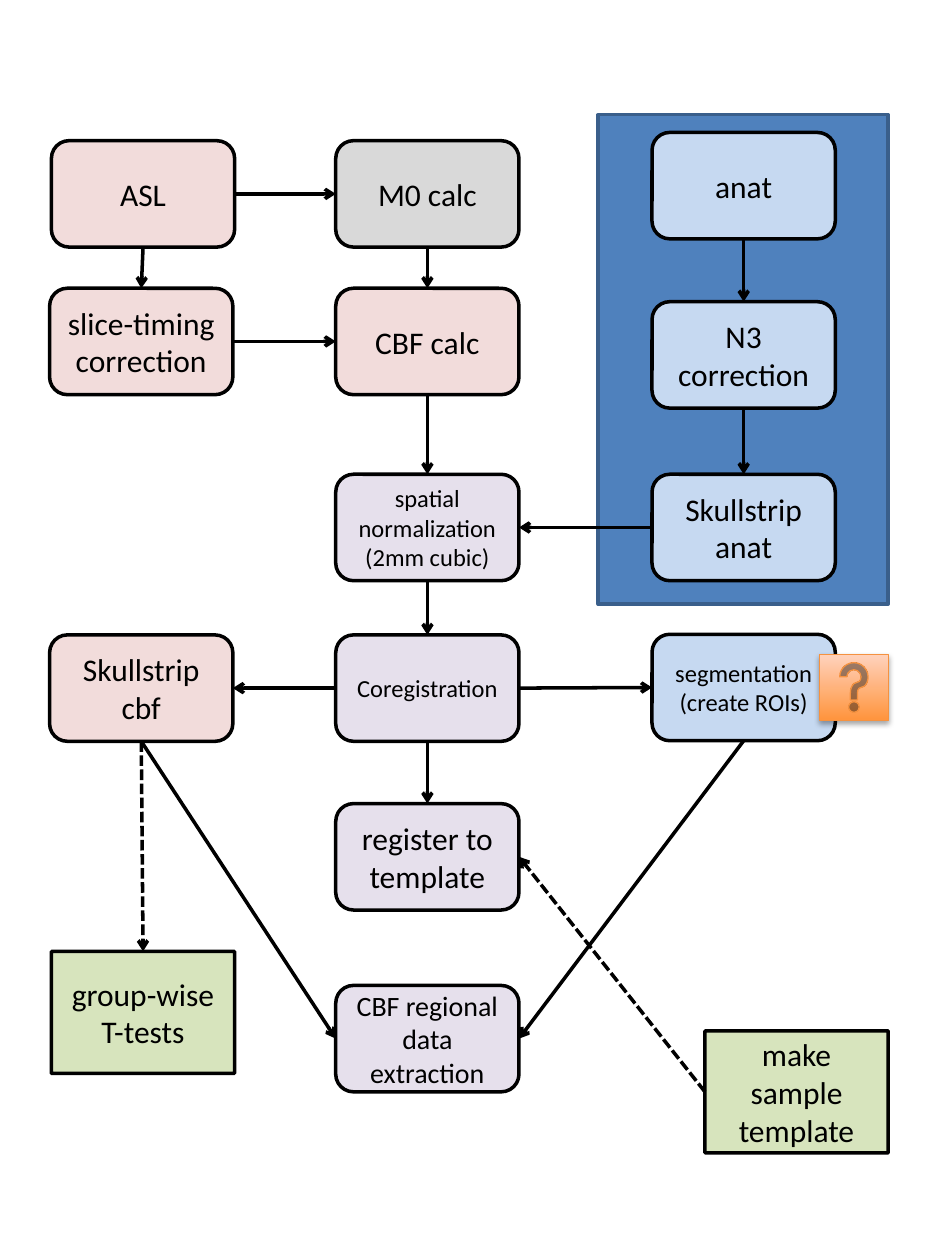
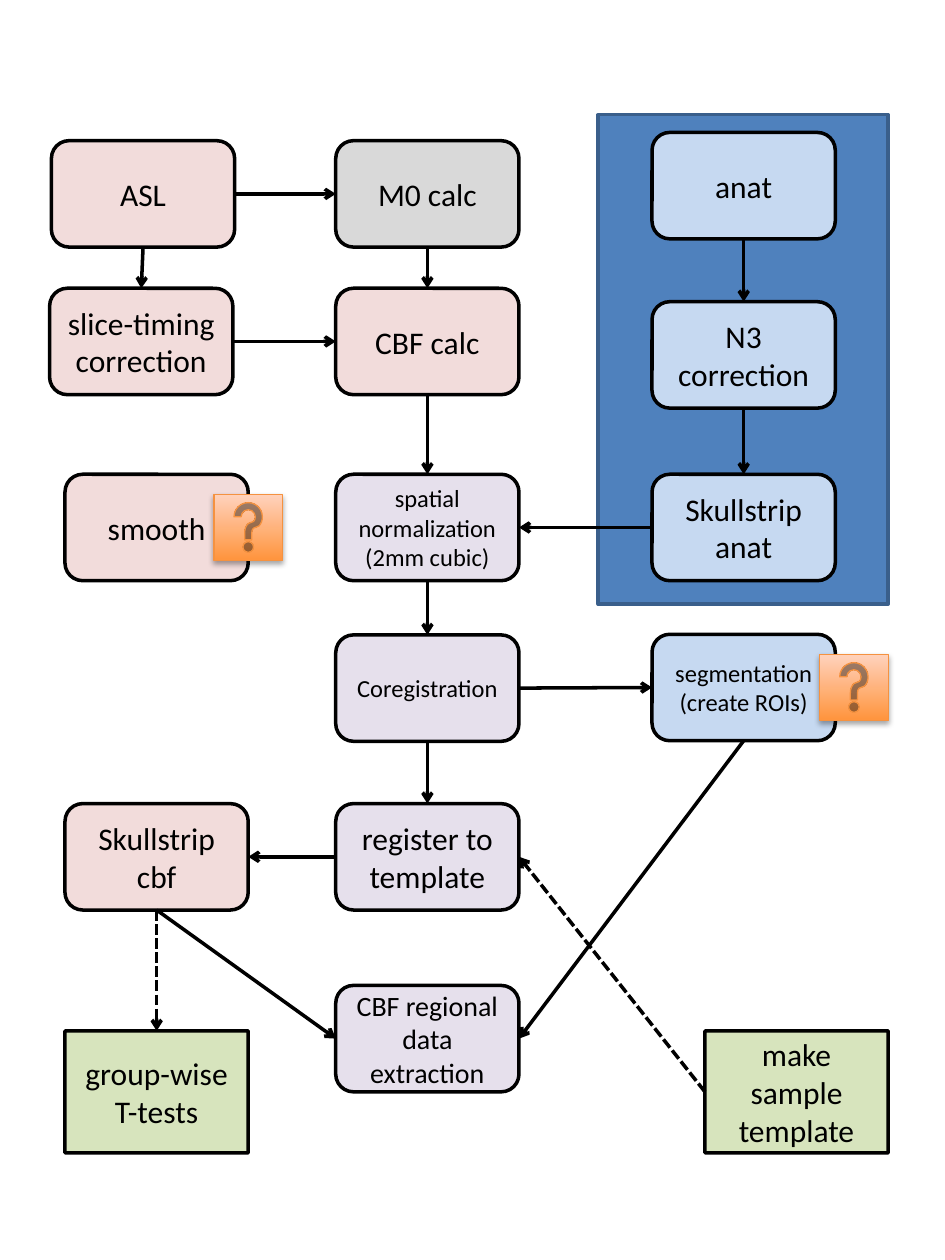
Before and after one commit to catcamacho/adult_pcasl, a slide deck: slide 1 of workflow.pptx. Drawn at 945x1260 pixels with LibreOffice and Linux fonts; fonts in the diff are those of the drawing. Boxes give left, top, right and bottom in pixels: in the first picture for what was removed or moved away, otherwise in the second. Text is boxed around its words. In the diff, an @@ line names an element or a change of style, - is before the commit and + after.

```diff
--- a/workflow.pptx
+++ b/workflow.pptx
@@ rounded rectangle added at <box>66,474,248,580</box>, fill #F2DCDB, outline #000000 2 pt, 18 pt, text #000000 @@
+smooth
@@ action button help added at <box>214,494,282,561</box>, fill gradient #FF953E to #FFD2BD, outline #F69240 0.75 pt @@
@@ rounded rectangle "Skullstrip cbf": place and size @@
-rounded rectangle "Skullstrip cbf" at <box>49,635,232,741</box>
+rounded rectangle "Skullstrip cbf" at <box>66,804,248,910</box>
@@ arrow moved from (335, 688) - (233, 688) to (335, 857) - (248, 857) @@
@@ arrow moved from (141, 741) - (335, 1038) to (156, 910) - (335, 1038) @@
@@ arrow moved from (141, 741) - (144, 951) to (156, 910) - (156, 1031) @@
@@ rounded rectangle "group-wise T-tests": place and size @@
-rounded rectangle "group-wise T-tests" at <box>52,951,234,1074</box>
+rounded rectangle "group-wise T-tests" at <box>66,1031,248,1153</box>
```
Also in this commit, not shown: 1 other file.
